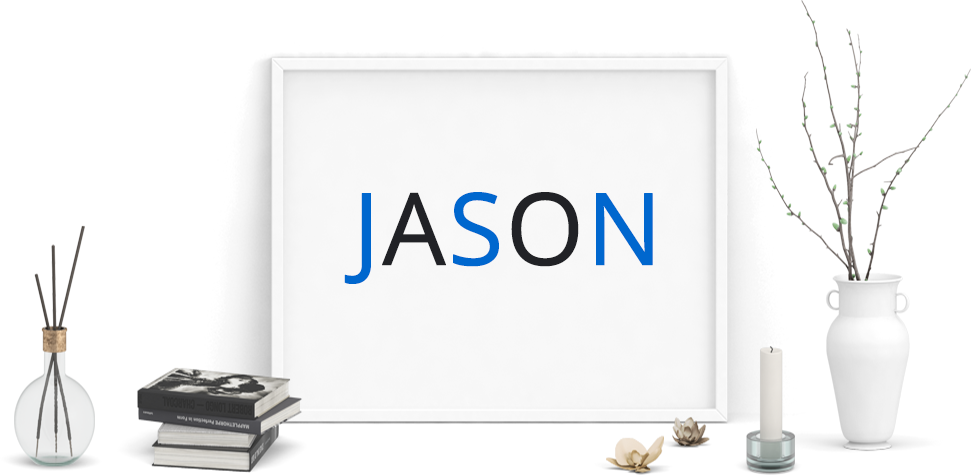
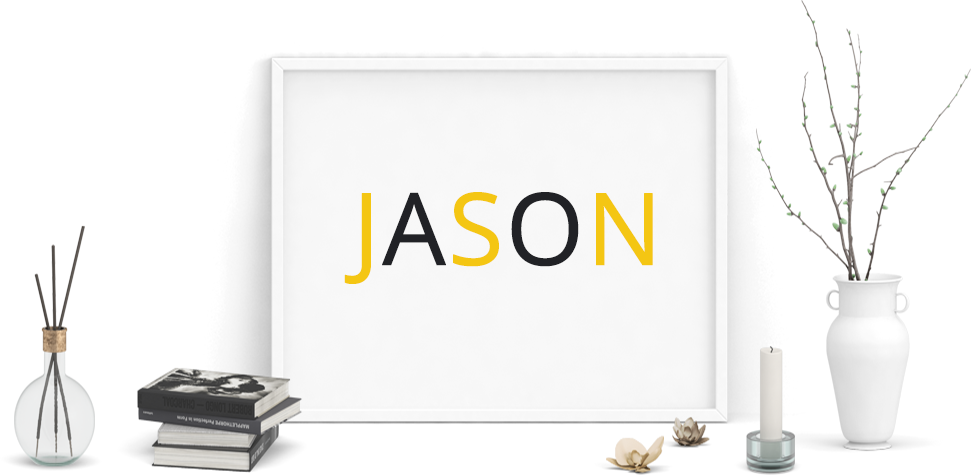
Comparing the layer stacks of the two w=971, h=475 images. Changes:
painted on "JASON" over [left=344, top=192, right=653, bottom=284]
